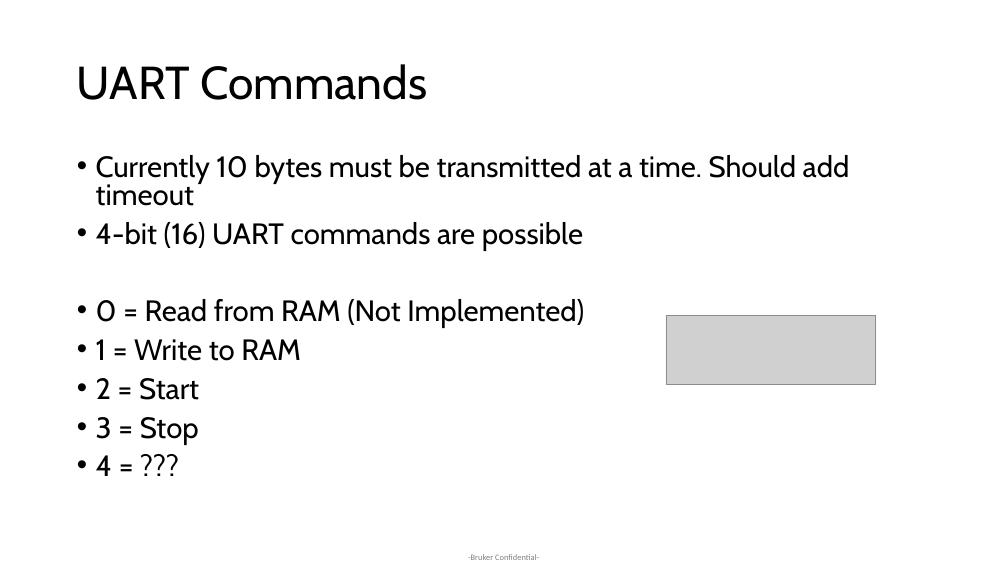
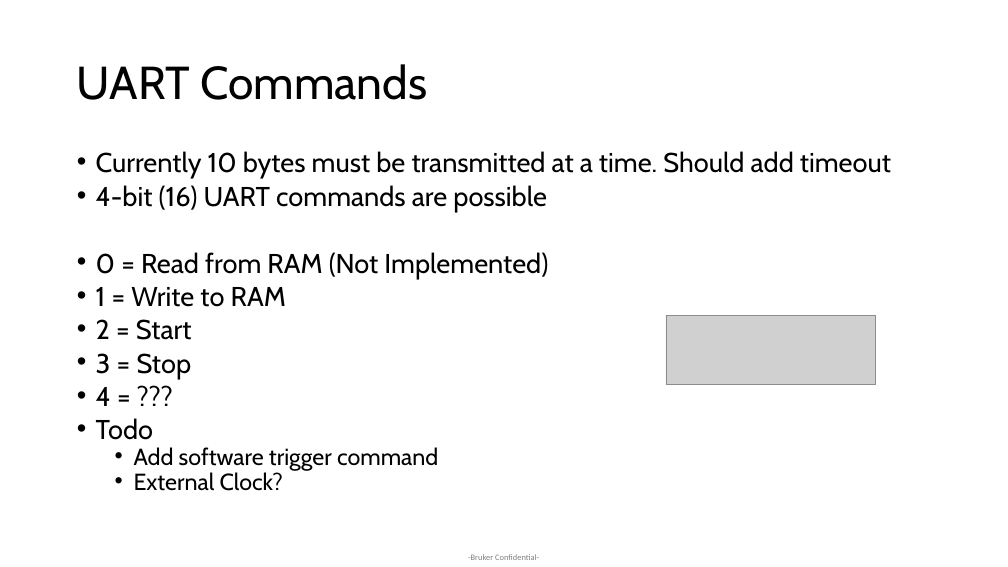
Before and after one commit to tkeller12/CMOD_S7_Pulse, a slide deck: slide 6 of Documentation/Pulse Programmer Documentation.pptx. Drawn at 1008x567 pixels with LibreOffice and Linux fonts; fonts in the diff are those of the drawing; grey boxes stand for pictures. Boxes give left, top, right and bottom in pixels: in the first picture for what was removed or moved away, otherwise in the second. Text is boxed around its words. In the diff, an @@ line names an element or a change of style, - is before the commit and + after.

```diff
--- a/Documentation/Pulse Programmer Documentation.pptx
+++ b/Documentation/Pulse Programmer Documentation.pptx
@@ text at [96,151,891,406]: size 28 to 25.9 pt in "Currently 10 bytes must be transmitted at ...", "4-bit (16) UART commands are possible", "0 = Read from RAM (Not Implemented)", "1 = Write to RAM" and 3 more places; line spacing 0.8 to 0.7 @@
@@ text at [96,418,438,491]: paragraphs added @@
+• Todo
+  • Add software trigger command
+  • External Clock?
```
Also in this commit, not shown: 3 other files.
